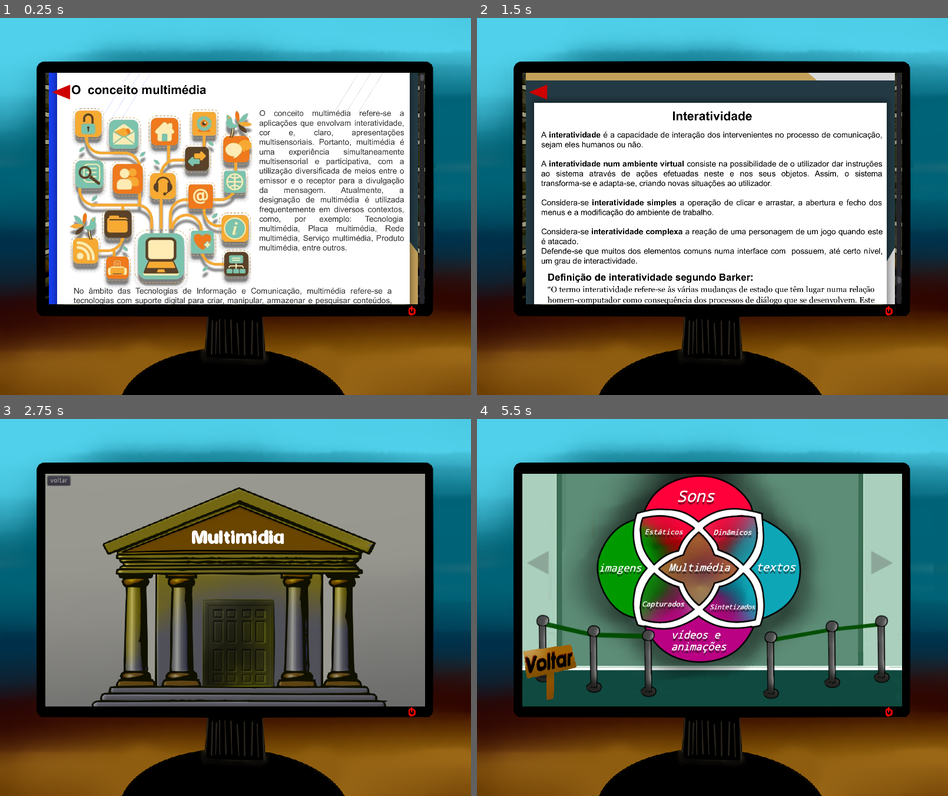
Above: before the commit, frames 1-4 (two rows, left to right).
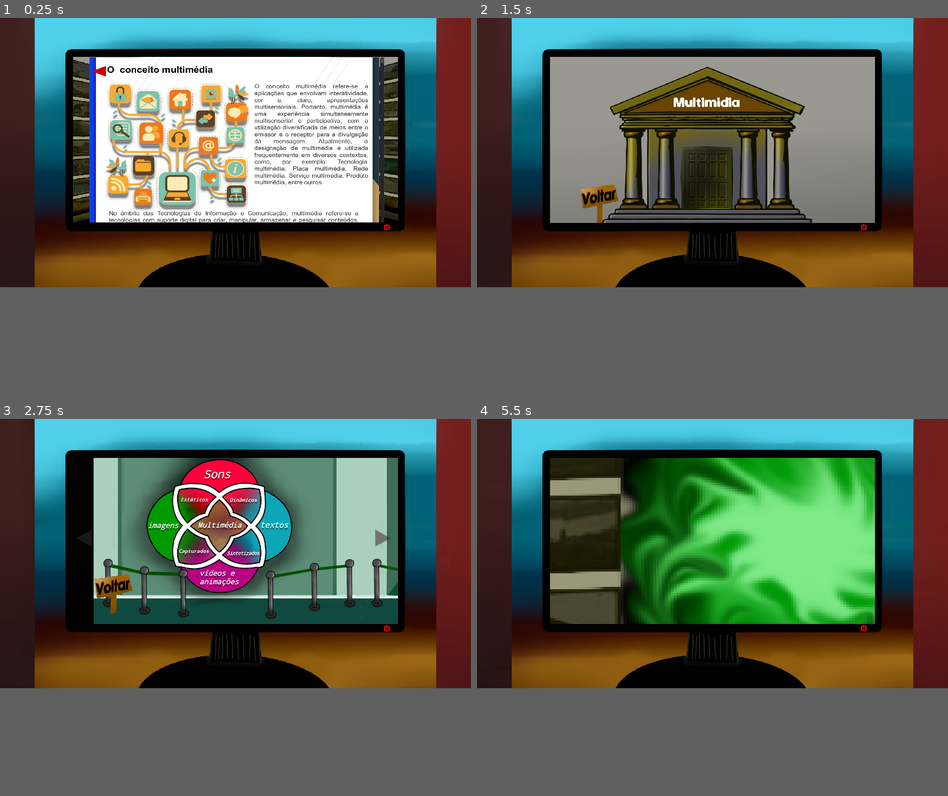
Above: after the commit, the same moments.

Repository: Anyuryl/Multintera-es
Game: Godot game, scene res://tscnss/menu.tscn
Same seed, same stepped clock (60 frames per second), same inputs: the game is played once before the commit and once after it.
Inputs (mouse positions are in pixels of both pictures, inside the frame that each line leads up to; where the layout moved, square brackets give the same spot in the first picture):
- Up to frame 1 (0.25 s): no input
- Up to frame 2 (1.5 s): click (608, 244) [590, 229] at 0.5 s; click (533, 78) at 1.25 s, where only the run before the commit has a clickable "voltar"
- Up to frame 3 (2.75 s): click (230, 641) [113, 630] at 2 s
- Up to frame 4 (5.5 s): click (717, 652) at 2.77 s; click (590, 664) [552, 675] at 3.5 s; click (599, 679) at 4.27 s; click (717, 633) at 5.02 s
The window is 800x640 before the commit and 800x457 after it. Grey fills any space a smaller window leaves; there, only what the larger window draws over its background counts as a difference.

The runs differ from the first frame. In frame 1, 75% of the frame differs, in the area x 0-100%, y 0-100%; in frame 2, 84%; in frame 3, 84%; in frame 4, 85%.

Commit message:
Initial commit

Diff:
--- a/project.godot
+++ b/project.godot
@@ -21,9 +21,11 @@
 
 [display]
 
-window/size/width=1000
+window/size/width=1400
 window/size/height=800
-window/size/test_width=2000
+window/size/borderless=true
+window/size/fullscreen=true
+window/size/test_width=2800
 window/size/test_height=1600
 window/stretch/mode="2d"
 window/stretch/aspect="keep"
--- a/scripts/Global.gd
+++ b/scripts/Global.gd
@@ -1,6 +1,6 @@
 extends Node
 
-
+var u=0
 # Declare member variables here. Examples:
 # var a = 2
 # var b = "text"
--- a/scripts/menu.gd
+++ b/scripts/menu.gd
@@ -47,7 +47,10 @@
 
 
 func _on_int_timeout():
-	Global.trocar('res://tscnss/intera.tscn')
+	for i in get_tree().get_nodes_in_group("PAG"):
+		i.emit_signal("set_pag",31424)
+		i.visible = true
+		i.visi =true
 	for i in get_tree().get_nodes_in_group("cam"):
 		i.emit_signal("zoo",false,center)
 
@@ -78,11 +81,13 @@
 
 
 func _on_arru_timeout():
-	for i in get_tree().get_nodes_in_group("PAG"):
-		i.emit_signal("set_pag",31424)
-		i.visible = true
-		i.visi =true
-		$arru2.start()
+	if Global.u==0:
+		for i in get_tree().get_nodes_in_group("PAG"):
+			i.emit_signal("set_pag",31424)
+			i.visible = true
+			i.visi =true
+			Global.u=1
+			$arru2.start()
 
 
 
--- a/scripts/museu.gd
+++ b/scripts/museu.gd
@@ -14,11 +14,6 @@
 #	pass
 
 
-func _on_Button_pressed():
-	Global.trocar('res://tscnss/menu.tscn')
-	for i in get_tree().get_nodes_in_group("cam"):
-		i.emit_signal("zoo",false,center)
-
 
 func _on_multi_pressed():
 	Global.trocar('res://tscnss/museu dentro.tscn')
@@ -32,3 +27,9 @@
 
 func _on_multi_mouse_exited():
 	$Control/Museu.texture =load('res://fotos/museu.png')
+
+
+func _on_TextureButton_pressed():
+	Global.trocar('res://tscnss/menu.tscn')
+	for i in get_tree().get_nodes_in_group("cam"):
+		i.emit_signal("zoo",false,center)
--- a/scripts/vr.gd
+++ b/scripts/vr.gd
@@ -57,3 +57,19 @@
 		i.visi =true
 	for i in get_tree().get_nodes_in_group("cam"):
 		i.emit_signal("zoo",false,center)
+
+
+func _on_vr_mouse_entered():
+	$Control/Label.text='"Realidades"'
+
+
+func _on_vr_mouse_exited():
+	$Control/Label.text=''
+
+
+
+func _on_pc_mouse_entered():
+	$Control/Label.text='História'
+
+func _on_pc_mouse_exited():
+	$Control/Label.text=''
--- a/tscnss/Camera2D.tscn
+++ b/tscnss/Camera2D.tscn
@@ -5,9 +5,9 @@
 [node name="Camera2D" type="Camera2D" groups=["cam"]]
 position = Vector2( 500, 400 )
 current = true
-limit_left = 1000
+limit_left = 1400
 limit_top = -800
-limit_right = -1000
+limit_right = -1400
 limit_bottom = 800
 drag_margin_left = 1.0
 drag_margin_top = 1.0
--- a/tscnss/Global.tscn
+++ b/tscnss/Global.tscn
@@ -10,16 +10,42 @@
 script = ExtResource( 1 )
 
 [node name="Fundo" type="Sprite" parent="."]
-position = Vector2( 512.5, 448.5 )
-scale = Vector2( 2.263, 2.03125 )
+position = Vector2( 774, 505 )
+scale = Vector2( 2.806, 2.2925 )
 texture = ExtResource( 4 )
 
 [node name="UI" parent="." instance=ExtResource( 2 )]
+margin_left = 100.0
+margin_right = -95.0
+
+[node name="CanvasLayer" parent="UI" index="0"]
+offset = Vector2( 90, 0 )
+scale = Vector2( 1, 1 )
+transform = Transform2D( 1, 0, 0, 1, 90, 0 )
+
+[node name="Sprite" parent="UI/CanvasLayer" index="0"]
+position = Vector2( 610, 400 )
+scale = Vector2( 1.2, 1 )
+
+[node name="Fundo2" type="Sprite" parent="UI/CanvasLayer" index="1"]
+modulate = Color( 0.745098, 0.188235, 0.188235, 1 )
+position = Vector2( 1655, 512 )
+scale = Vector2( 1.103, 2.2925 )
+texture = ExtResource( 4 )
+
+[node name="Fundo3" type="Sprite" parent="UI/CanvasLayer" index="2"]
+modulate = Color( 0.403922, 0.196078, 0.196078, 1 )
+position = Vector2( -434, 476 )
+scale = Vector2( 1.103, 2.2925 )
+texture = ExtResource( 4 )
 
 [node name="web" parent="." instance=ExtResource( 5 )]
+position = Vector2( 150, 1 )
+scale = Vector2( 1.1, 1 )
 
 [node name="Camera2D" parent="." instance=ExtResource( 3 )]
-limit_left = -1000
-limit_right = 1000
+position = Vector2( 700, 400 )
+limit_left = 0
+limit_right = 1400
 
 [editable path="UI"]
--- a/tscnss/UI.tscn
+++ b/tscnss/UI.tscn
@@ -5,15 +5,17 @@
 [node name="UI" type="Control"]
 anchor_right = 1.0
 anchor_bottom = 1.0
-margin_left = -14.0
 margin_top = -7.0
-margin_right = -14.0
+margin_right = -402.0
 margin_bottom = -7.0
 __meta__ = {
 "_edit_use_anchors_": false
 }
 
 [node name="CanvasLayer" type="CanvasLayer" parent="."]
+offset = Vector2( 100, 0 )
+scale = Vector2( 1.2, 1 )
+transform = Transform2D( 1.2, 0, 0, 1, 100, 0 )
 
 [node name="Sprite" type="Sprite" parent="CanvasLayer"]
 position = Vector2( 500, 400 )
--- a/tscnss/menu.tscn
+++ b/tscnss/menu.tscn
@@ -10,33 +10,32 @@
 font_data = ExtResource( 4 )
 
 [node name="menu" type="Node2D"]
+position = Vector2( -304, -112 )
 script = ExtResource( 3 )
 
 [node name="Control" type="Control" parent="."]
-margin_left = -105.0
-margin_top = 84.0
-margin_right = -65.0
-margin_bottom = 124.0
+margin_left = 488.0
+margin_top = -28.0
+margin_right = 529.0
+margin_bottom = 6.0
+rect_scale = Vector2( 1.2, 1 )
 __meta__ = {
 "_edit_use_anchors_": false
 }
 
 [node name="Sprite" type="Sprite" parent="Control"]
-position = Vector2( 605, 253.988 )
+position = Vector2( 440.833, 513 )
 scale = Vector2( 1.1, 1 )
 texture = ExtResource( 1 )
-__meta__ = {
-"_edit_lock_": true
-}
 
 [node name="multi" type="TextureButton" parent="Control"]
 self_modulate = Color( 0, 0, 0, 0 )
 anchor_right = 5.456
 anchor_bottom = 2.225
-margin_left = 266.0
-margin_top = 285.0
-margin_right = 1060.76
-margin_bottom = 1096.0
+margin_left = 104.0
+margin_top = 541.0
+margin_right = -5395.89
+margin_bottom = -334.55
 rect_scale = Vector2( 0.149, 0.171 )
 texture_normal = ExtResource( 2 )
 __meta__ = {
@@ -47,10 +46,10 @@
 self_modulate = Color( 0, 0, 0, 0 )
 anchor_right = 5.456
 anchor_bottom = 2.225
-margin_left = 528.0
-margin_top = 272.0
-margin_right = 1302.76
-margin_bottom = 1083.0
+margin_left = 364.0
+margin_top = 531.0
+margin_right = -5070.89
+margin_bottom = -258.55
 rect_scale = Vector2( 0.161, 0.147 )
 texture_normal = ExtResource( 2 )
 __meta__ = {
@@ -61,10 +60,10 @@
 self_modulate = Color( 0, 0, 0, 0 )
 anchor_right = 5.456
 anchor_bottom = 2.225
-margin_left = 801.0
-margin_top = 293.0
-margin_right = 1495.76
-margin_bottom = 1104.0
+margin_left = 637.0
+margin_top = 552.0
+margin_right = -4847.89
+margin_bottom = -323.55
 rect_scale = Vector2( 0.161, 0.147 )
 texture_normal = ExtResource( 2 )
 __meta__ = {
@@ -79,12 +78,13 @@
 
 [node name="int" type="Timer" parent="."]
 wait_time = 0.5
+one_shot = true
 
 [node name="Label" type="Label" parent="."]
-margin_left = 187.0
-margin_top = 171.0
-margin_right = 799.0
-margin_bottom = 277.0
+margin_left = 725.0
+margin_top = 362.0
+margin_right = 1337.0
+margin_bottom = 468.0
 custom_fonts/font = SubResource( 1 )
 align = 1
 __meta__ = {
--- a/tscnss/museu dentro.tscn
+++ b/tscnss/museu dentro.tscn
@@ -8,6 +8,7 @@
 [ext_resource path="res://fotos/museudentro1.png" type="Texture" id=6]
 [ext_resource path="res://fotos/next.png" type="Texture" id=7]
 [ext_resource path="res://fotos/WhatsApp Image 2022-02-19 at 15.09.49.jpeg" type="Texture" id=8]
+[ext_resource path="res://fotos/imersivo.png" type="Texture" id=9]
 
 [node name="museu dentro" type="Node2D"]
 script = ExtResource( 2 )
@@ -22,6 +23,17 @@
 }
 
 [node name="Node2D" type="Node2D" parent="Control"]
+position = Vector2( 180, 0 )
+
+[node name="Imersivo" type="Sprite" parent="Control/Node2D"]
+position = Vector2( -81, 224 )
+scale = Vector2( 0.341875, 1.494 )
+texture = ExtResource( 9 )
+
+[node name="Imersivo2" type="Sprite" parent="Control/Node2D"]
+position = Vector2( 3284, 223 )
+scale = Vector2( 0.452187, 1.494 )
+texture = ExtResource( 9 )
 
 [node name="Sprite" type="Sprite" parent="Control/Node2D"]
 position = Vector2( 400, 250 )
@@ -29,11 +41,11 @@
 
 [node name="MUL" type="TextureButton" parent="Control/Node2D/Sprite"]
 self_modulate = Color( 1, 1, 1, 0 )
-margin_left = -154.0
-margin_top = -142.0
-margin_right = 1121.0
-margin_bottom = 1219.0
-rect_scale = Vector2( 0.213, 0.152 )
+margin_left = -191.0
+margin_top = -165.0
+margin_right = 1084.0
+margin_bottom = 1196.0
+rect_scale = Vector2( 0.256, 0.191 )
 texture_normal = ExtResource( 8 )
 __meta__ = {
 "_edit_use_anchors_": false
@@ -101,11 +113,11 @@
 
 [node name="TextureButton2" type="TextureButton" parent="Control"]
 modulate = Color( 0.223529, 0.223529, 0.223529, 1 )
-self_modulate = Color( 1, 1, 1, 0.266667 )
-margin_left = 735.0
-margin_top = 163.0
-margin_right = 799.0
-margin_bottom = 227.0
+self_modulate = Color( 0.756863, 0.152941, 0.152941, 0.443137 )
+margin_left = 1013.0
+margin_top = 212.0
+margin_right = 1077.0
+margin_bottom = 276.0
 texture_normal = ExtResource( 7 )
 __meta__ = {
 "_edit_use_anchors_": false
@@ -113,11 +125,11 @@
 
 [node name="TextureButton3" type="TextureButton" parent="Control"]
 modulate = Color( 0.223529, 0.223529, 0.223529, 1 )
-self_modulate = Color( 1, 1, 1, 0.266667 )
-margin_left = 62.0
-margin_top = 163.0
-margin_right = 126.0
-margin_bottom = 227.0
+self_modulate = Color( 1, 1, 1, 0.443137 )
+margin_left = 181.0
+margin_top = 212.0
+margin_right = 245.0
+margin_bottom = 276.0
 rect_scale = Vector2( -1, 1 )
 texture_normal = ExtResource( 7 )
 __meta__ = {
@@ -125,10 +137,10 @@
 }
 
 [node name="TextureButton" parent="Control" instance=ExtResource( 4 )]
-margin_left = 0.0
-margin_top = 366.0
-margin_right = 128.0
-margin_bottom = 494.0
+margin_left = 181.0
+margin_top = 349.0
+margin_right = 309.0
+margin_bottom = 477.0
 
 [connection signal="pressed" from="Control/Node2D/Sprite/MUL" to="." method="_on_MUL_pressed"]
 [connection signal="timeout" from="Control/Node2D/Sprite/MU" to="." method="_on_MU_timeout"]
--- a/tscnss/museu.tscn
+++ b/tscnss/museu.tscn
@@ -1,16 +1,17 @@
-[gd_scene load_steps=4 format=2]
+[gd_scene load_steps=5 format=2]
 
 [ext_resource path="res://fotos/museu.png" type="Texture" id=1]
 [ext_resource path="res://scripts/museu.gd" type="Script" id=2]
-[ext_resource path="res://fotos/svdqr2xv-900.jpg" type="Texture" id=3]
+[ext_resource path="res://tscnss/TextureButton.tscn" type="PackedScene" id=3]
+[ext_resource path="res://fotos/imersivo.png" type="Texture" id=4]
 
 [node name="museu" type="Node2D"]
 script = ExtResource( 2 )
 
 [node name="Control" type="Control" parent="."]
-margin_left = 99.849
+margin_left = 276.0
 margin_top = 110.0
-margin_right = 139.849
+margin_right = 316.0
 margin_bottom = 150.0
 __meta__ = {
 "_edit_use_anchors_": false
@@ -21,32 +22,25 @@
 scale = Vector2( 1.009, 1 )
 texture = ExtResource( 1 )
 
-[node name="Button" type="Button" parent="Control"]
-margin_left = 1.151
-margin_top = 11.0
-margin_right = 49.151
-margin_bottom = 31.0
-rect_pivot_offset = Vector2( -303, 40 )
-text = "voltar"
+[node name="multi" type="TextureButton" parent="Control"]
+self_modulate = Color( 1, 1, 1, 0 )
+margin_left = 334.151
+margin_top = 273.0
+margin_right = 1134.15
+margin_bottom = 773.0
+rect_scale = Vector2( 0.184, 0.361 )
+texture_normal = ExtResource( 4 )
 __meta__ = {
 "_edit_use_anchors_": false
 }
 
-[node name="multi" type="TextureButton" parent="Control"]
-self_modulate = Color( 0, 0, 0, 0 )
-anchor_right = 5.456
-anchor_bottom = 2.225
-margin_left = 333.0
-margin_top = 273.0
-margin_right = 1101.76
-margin_bottom = 1260.0
-rect_scale = Vector2( 0.166, 0.208 )
-texture_normal = ExtResource( 3 )
-__meta__ = {
-"_edit_use_anchors_": false
-}
+[node name="TextureButton" parent="." instance=ExtResource( 3 )]
+margin_left = 304.151
+margin_top = 492.0
+margin_right = 432.151
+margin_bottom = 620.0
 
-[connection signal="pressed" from="Control/Button" to="." method="_on_Button_pressed"]
 [connection signal="mouse_entered" from="Control/multi" to="." method="_on_multi_mouse_entered"]
 [connection signal="mouse_exited" from="Control/multi" to="." method="_on_multi_mouse_exited"]
 [connection signal="pressed" from="Control/multi" to="." method="_on_multi_pressed"]
+[connection signal="pressed" from="TextureButton" to="." method="_on_TextureButton_pressed"]
--- a/tscnss/vr.tscn
+++ b/tscnss/vr.tscn
@@ -1,19 +1,24 @@
-[gd_scene load_steps=6 format=2]
+[gd_scene load_steps=8 format=2]
 
 [ext_resource path="res://fotos/mesa.png" type="Texture" id=1]
 [ext_resource path="res://fotos/vrr.png" type="Texture" id=2]
 [ext_resource path="res://scripts/vr.gd" type="Script" id=3]
+[ext_resource path="res://leaves_and_ground.ttf" type="DynamicFontData" id=4]
 [ext_resource path="res://fotos/fundo.png" type="Texture" id=5]
 [ext_resource path="res://fotos/placa.png" type="Texture" id=6]
+
+[sub_resource type="DynamicFont" id=1]
+size = 128
+font_data = ExtResource( 4 )
 
 [node name="vr" type="Node2D"]
 script = ExtResource( 3 )
 
 [node name="Control" type="Control" parent="."]
-margin_left = 95.0
-margin_top = 108.0
-margin_right = 135.0
-margin_bottom = 148.0
+margin_left = 290.0
+margin_top = 128.0
+margin_right = 330.0
+margin_bottom = 168.0
 __meta__ = {
 "_edit_use_anchors_": false
 }
@@ -31,7 +36,8 @@
 }
 
 [node name="Fundo" type="Sprite" parent="Control"]
-position = Vector2( 405, 292 )
+position = Vector2( 437.5, 293.5 )
+scale = Vector2( 1.687, 1.37125 )
 texture = ExtResource( 5 )
 
 [node name="Sprite" type="Sprite" parent="Control"]
@@ -84,9 +90,22 @@
 "_edit_use_anchors_": false
 }
 
+[node name="Label" type="Label" parent="Control"]
+margin_left = -16.0
+margin_top = 9.0
+margin_right = 819.0
+margin_bottom = 212.0
+custom_fonts/font = SubResource( 1 )
+text = "dzxvcbvbnv"
+align = 1
+
 [connection signal="pressed" from="Control/TextureButton2" to="." method="_on_TextureButton2_pressed"]
+[connection signal="mouse_entered" from="Control/Sprite/vr" to="." method="_on_vr_mouse_entered"]
+[connection signal="mouse_exited" from="Control/Sprite/vr" to="." method="_on_vr_mouse_exited"]
 [connection signal="pressed" from="Control/Sprite/vr" to="." method="_on_vr_pressed"]
 [connection signal="timeout" from="Control/Sprite/v" to="." method="_on_v_timeout"]
+[connection signal="mouse_entered" from="Control/Sprite2/pc" to="." method="_on_pc_mouse_entered"]
+[connection signal="mouse_exited" from="Control/Sprite2/pc" to="." method="_on_pc_mouse_exited"]
 [connection signal="pressed" from="Control/Sprite2/pc" to="." method="_on_pc_pressed"]
 [connection signal="timeout" from="Control/Sprite2/p" to="." method="_on_p_timeout"]
 [connection signal="pressed" from="Control/TextureButton" to="." method="_on_TextureButton_pressed"]
Not shown: 1 places in tscnss/museu dentro.tscn that only renumber resources
